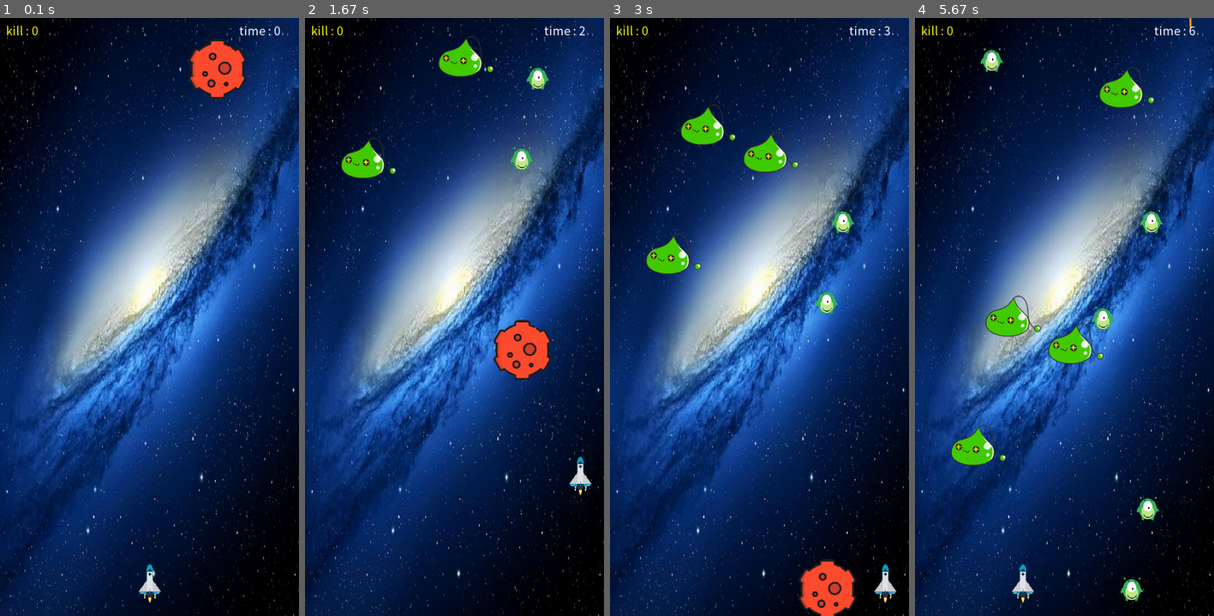
Above: before the commit, frames 1-4 (left to right).
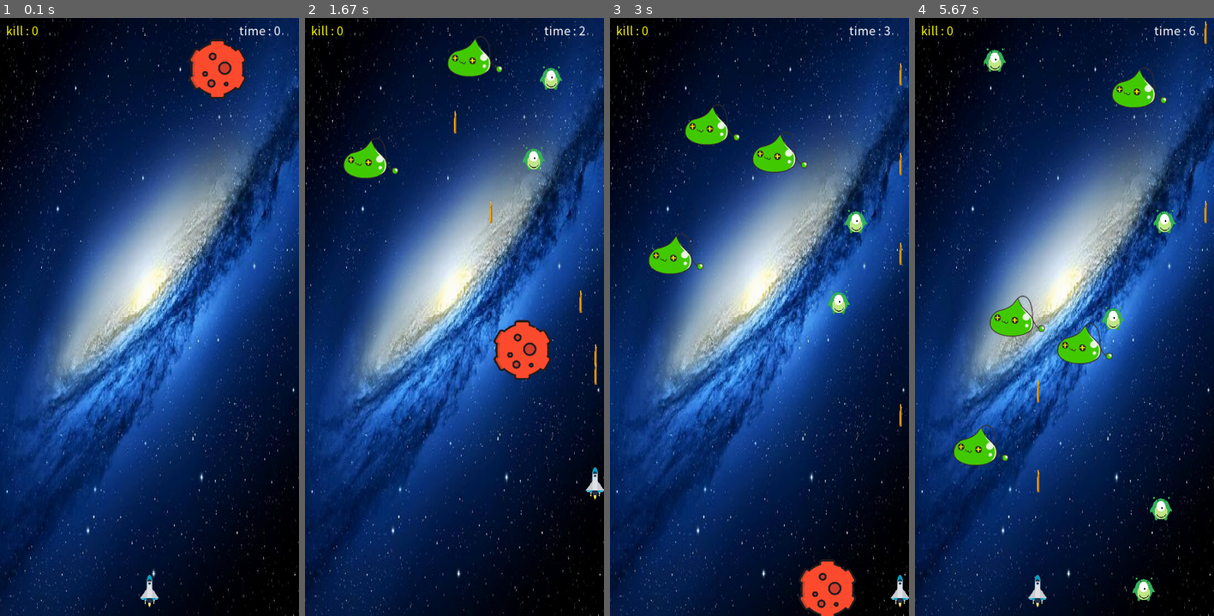
Above: after the commit, the same moments.

Repository: KROOKIMWOOBIN/pygame-spaceship
Game: pygame game, started from Python2023_Game.py
Two runs of this game, one before a commit and one after it. Both use one fixed random seed, a clock stepped at 60 frames per second and the inputs below.
Inputs:
- Up to frame 1 (0.1 s): no input
- Up to frame 2 (1.67 s): tap Space at 0.33, 0.73, 1.03, 1.23, 1.57 s; hold Right 0.67-1.13 s; hold Up 1.17-1.47 s; hold Right from 1.5 s (still down)
- Up to frame 3 (3 s): tap Space at 1.87, 2.63 s; release Right at 1.97 s; hold Down 2.57-2.87 s
- Up to frame 4 (5.67 s): hold Up 3.33-3.7 s; tap Space at 3.4, 3.8, 4.1, 4.47, 4.87, 5.17 s; hold Right 3.73-4.37 s; hold Down 4.4-4.77 s; hold Left 4.8-5.27 s

The runs differ from the first frame. In frame 1, 0.2% of the frame differs, in the area x 46-54%, y 91-99%; in frame 2, 2.1%; in frame 3, 2.6%; in frame 4, 4.2%, in the area x 12-98%, y 0-99%.

Commit message:
Update: move logic, bullet logic

Diff:
--- a/Python2023_Game.py
+++ b/Python2023_Game.py
@@ -67,7 +67,7 @@
 
 ss = imageManager()
 ss.put_img("비행선.png")
-ss.change_size(80, 80)
+ss.change_size(31.5, 54.3)
 ss.x = round(size[0]/2) - ss.sx / 2
 ss.y = size[1] - ss.sy - 15
 ss.move = 10
@@ -84,10 +84,9 @@
 
 # 4. 메인 이벤트
 SB = 0
-k = 0
 count = 0
 item_count = 0
-power = 30
+power = 15
 
 kill = 0
 loss = 0
@@ -109,56 +108,31 @@
     for event in pygame.event.get():# 키보드나 마우스의 동작을 받아옴
         if event.type == pygame.QUIT: # 게임 종료
             SB = 1
-        if event.type == pygame.KEYDOWN: # 키가 눌렸을 때
-            if event.key == pygame.K_LEFT: # 키가 왼쪽키이면
-                left_go = True
-            if event.key == pygame.K_RIGHT:
-                right_go = True
-            if event.key == pygame.K_SPACE:
-                space_go = True
-                k = 0
-            if event.key == pygame.K_UP:
-                up_go = True
-            if event.key == pygame.K_DOWN:
-                down_go = True
-        elif event.type == pygame.KEYUP:
-            if event.key == pygame.K_LEFT:
-                left_go = False
-            if event.key == pygame.K_RIGHT:
-                right_go = False
-            if event.key == pygame.K_SPACE:
-                space_go = False
-            if event.key == pygame.K_UP:
-                up_go = False
-            if event.key == pygame.K_DOWN:
-                down_go = False
-
-                # 피격 효과 제거 이벤트 처리
-        if event.type == pygame.USEREVENT + 2:
-            if len(hit_effects) > 0:
-                hit_effects.pop(0)
+
+    # 키 입력 확인
+    keys = pygame.key.get_pressed()
+
+    # 비행선 위치 이동
+    ss.x += ss.move * (keys[pygame.K_RIGHT] - keys[pygame.K_LEFT])
+    ss.y += ss.move * (keys[pygame.K_DOWN] - keys[pygame.K_UP])
+
+    # 밖으로 못 나가게
+    ss.x = max(min(ss.x, size[0] - ss.sx), 0)
+    ss.y = max(min(ss.y, size[1] - ss.sy), 0)
+
+    # 총알 나가기
+    if keys[pygame.K_SPACE]:
+        space_go = True
+
+    # 피격 효과 제거 이벤트 처리
+    if event.type == pygame.USEREVENT + 2:
+        if len(hit_effects) > 0:
+            hit_effects.pop(0)
 
 
     # 4-3. 입력, 시간에 따른 변화
     now_time = datetime.now()
     delta_time = round((now_time - start_time).total_seconds())
-
-    if left_go == True:
-        ss.x -= ss.move
-        if ss.x <= 0:
-            ss.x = 0
-    elif right_go == True:
-        ss.x += ss.move
-        if ss.x >= size[0] - ss.sx:
-            ss.x = size[0] - ss.sx
-    elif up_go == True:
-        ss.y -= ss.move
-        if ss.y <= 0:
-            ss.y = 0
-    elif down_go == True:
-        ss.y += ss.move
-        if ss.y >= size[1] - ss.sy:
-            ss.y = size[1] - ss.sy
 
     # 피격 효과 제거
     hit_effects = [effect for effect in hit_effects if not effect.is_expired()]
@@ -175,8 +149,6 @@
         mm.move = 10
         m_list.append(mm)
 
-    k += 1
-
     # 화면에서 나간 미사일 지우기
     d_list = []
     for i in range(len(m_list)):
@@ -186,7 +158,8 @@
             d_list.append(i)
 
     for d in d_list:
-        del m_list[d]
+        if d < len(m_list) :
+            del m_list[d]
 
     # 잡몹1
     if random.random() > 0.98 :
@@ -279,7 +252,7 @@
     da_list = list(set(da_list))  # 중복 제거
 
     for d in dm_list:
-        if d >= 0 :
+        if d < len(m_list) :
             del m_list[d]
 
     for a in da_list:
Binary file changed: 비행선.png
